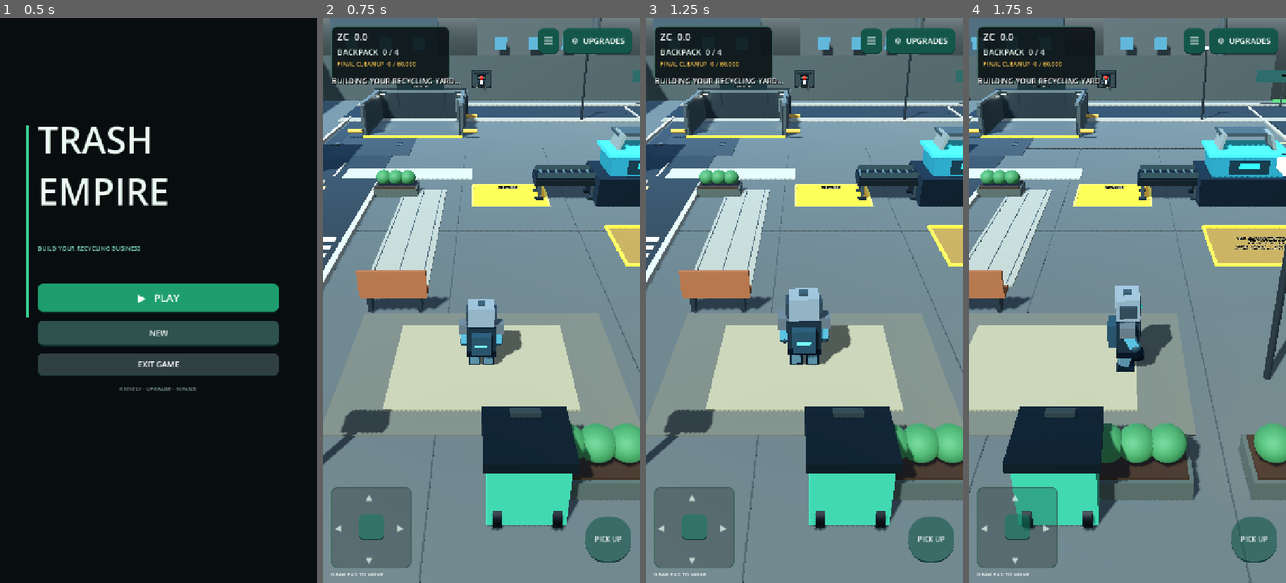
Above: before the commit, frames 1-4 (left to right).
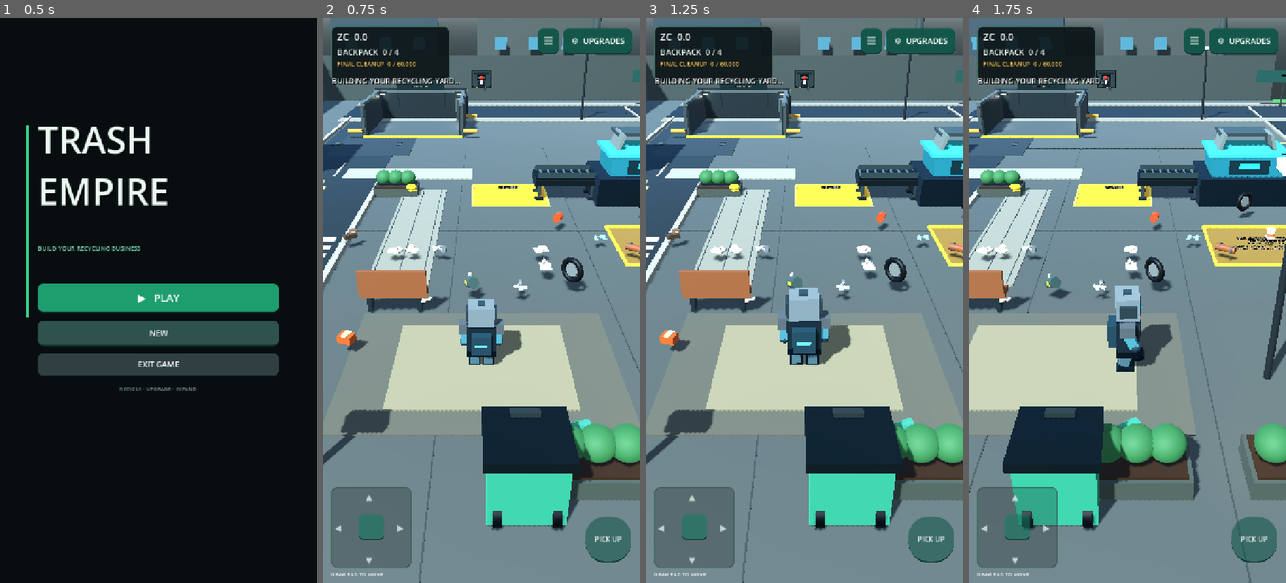
Above: after the commit, the same moments.

Repository: zekainstabot/trash-empire
Game: Godot game, scene res://Scenes/Main.tscn
Two runs of this game, one before a commit and one after it. Both use one fixed random seed, a clock stepped at 60 frames per second and the inputs below.
Inputs (mouse positions are in pixels of both pictures, inside the frame that each line leads up to):
- Up to frame 1 (0.5 s): no input
- Up to frame 2 (0.75 s): click "▶ PLAY" at 0.5 s
- Up to frame 3 (1.25 s): no input
- Up to frame 4 (1.75 s): move the mouse to (1197, 272) at 1.27 s; hold D (move_right) from 1.28 s (still down); click (1197, 272) at 1.42 s

Frame 1 is identical in both runs. In frame 2, 1.7% of the frame differs, in the area x 4-100%, y 29-73%; in frame 3, 1.6%; in frame 4, 1.6%.
Error before the commit: Parse Error: Too many arguments for "_cylinder_piece()" call. Expected at most 5 but received 6. (res://Scripts/trash.gd:377)

Commit message:
Fix glass jar model helper arguments

Diff:
--- a/Scripts/trash.gd
+++ b/Scripts/trash.gd
@@ -374,7 +374,7 @@
 		add_child(block)
 
 func _make_glass_jar(rng: RandomNumberGenerator) -> void:
-	var jar := _cylinder_piece(0.14, 0.16, 0.34, Vector3(0, 0.18, 0), Color(0.48, 0.72, 0.65, 0.78), true)
+	var jar := _cylinder_piece(0.14, 0.16, 0.34, Vector3(0, 0.18, 0), Color(0.48, 0.72, 0.65))
 	jar.rotation_degrees.z = rng.randf_range(-12.0, 12.0)
 	add_child(jar)
 	add_child(_cylinder_piece(0.075, 0.075, 0.08, Vector3(0, 0.37, 0), Color(0.72, 0.76, 0.72)))
